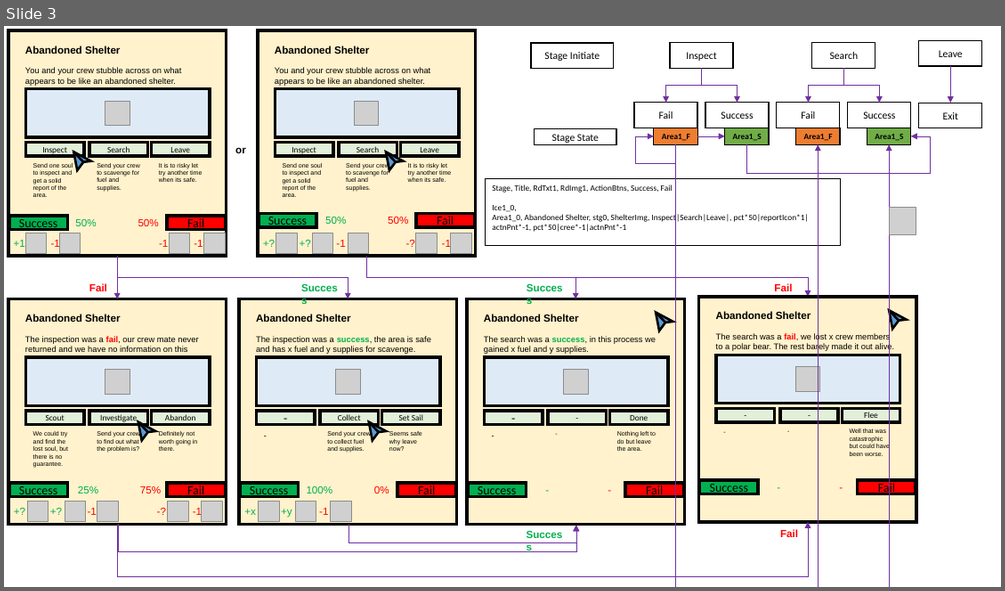
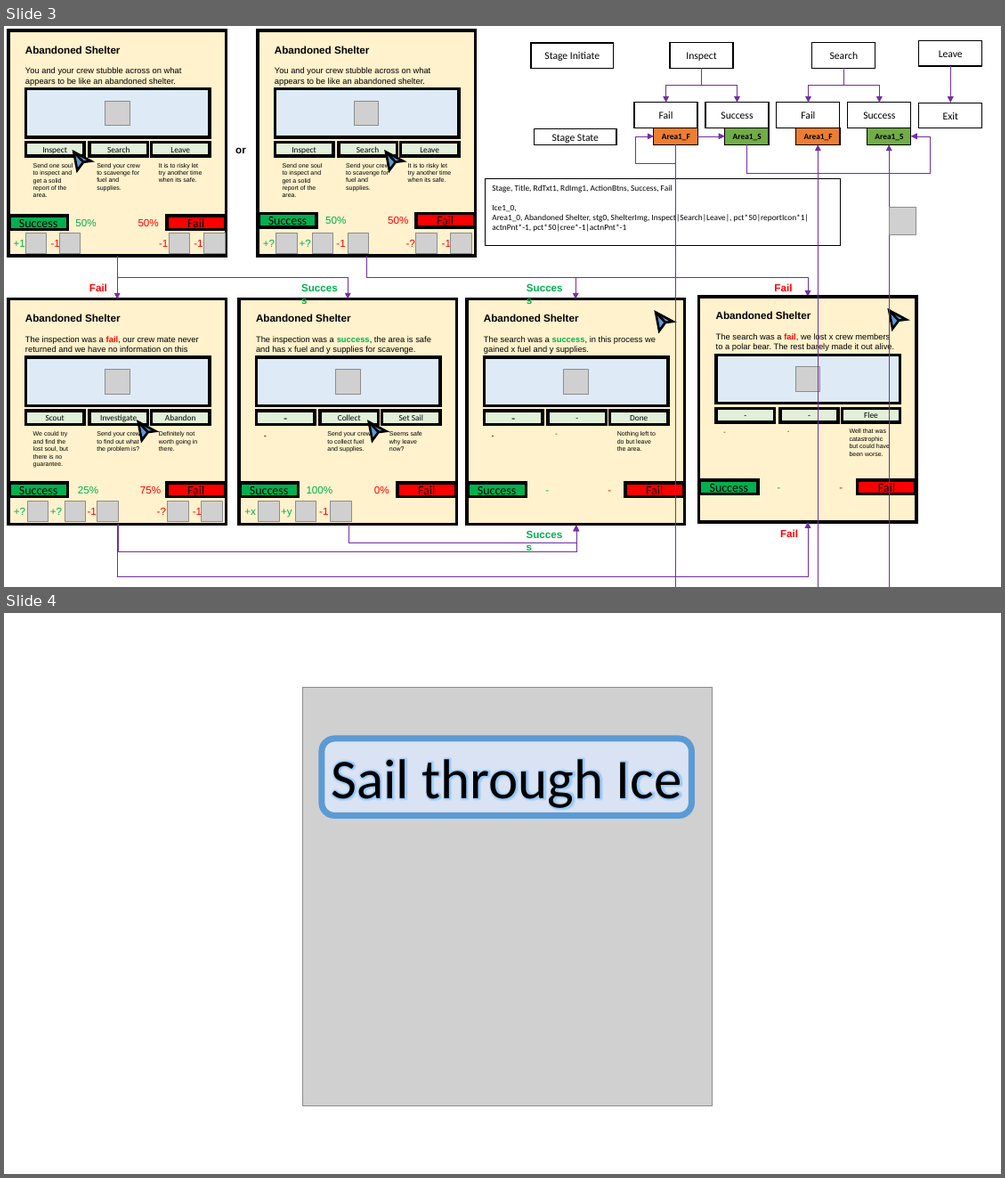
Before and after one commit to SJohnmith/Game-for-VimJam-3, a slide deck: Sail through Ice/Sail through Ice - Image Files/gameJamName - Image Initializer.pptx. Shown one above the other, each under a label of ours: slide 3 before the commit, slides 3 and 4 after it. The pictures are 1005x591 and 1005x1178 pixels, drawn with LibreOffice and Linux fonts; fonts in the diff are those of the drawing; grey boxes stand for pictures. Boxes give left, top, right and bottom in pixels: in the first picture for what was removed or moved away, otherwise in the second. Text is boxed around its words. In the diff, an @@ line names an element or a change of style, - is before the commit and + after.

```diff
--- a/Sail through Ice/Sail through Ice - Image Files/gameJamName - Image Initializer.pptx
+++ b/Sail through Ice/Sail through Ice - Image Files/gameJamName - Image Initializer.pptx
@@ slide 4 added at <box>4,613,1001,1174</box>, background #FFFFFF @@
@@ picture added at <box>302,687,712,1106</box> @@
@@ rounded rectangle added at <box>322,738,692,816</box>, fill #DAE3F3, outline #5B9BD5 6 pt @@
@@ text added at <box>331,758,682,810</box>, 54 pt, text #000000 @@
+Sail through Ice
```
Also in this commit, not shown: 25 other files.
